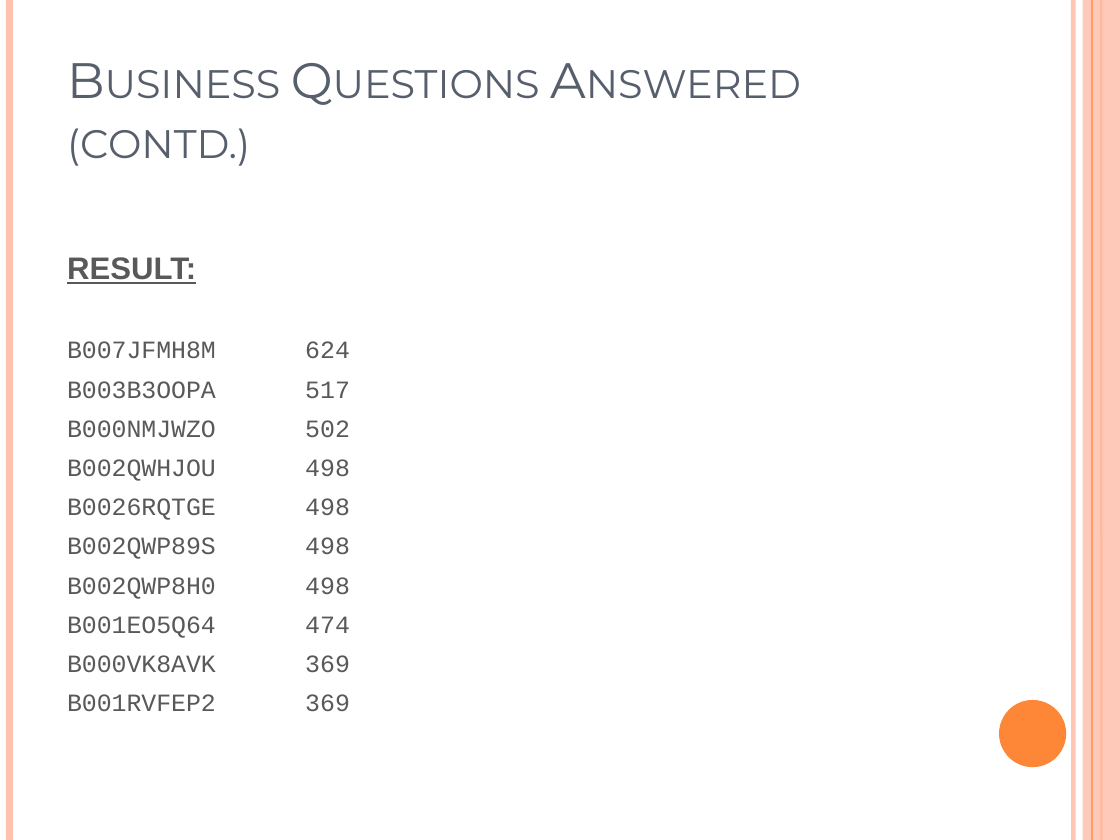
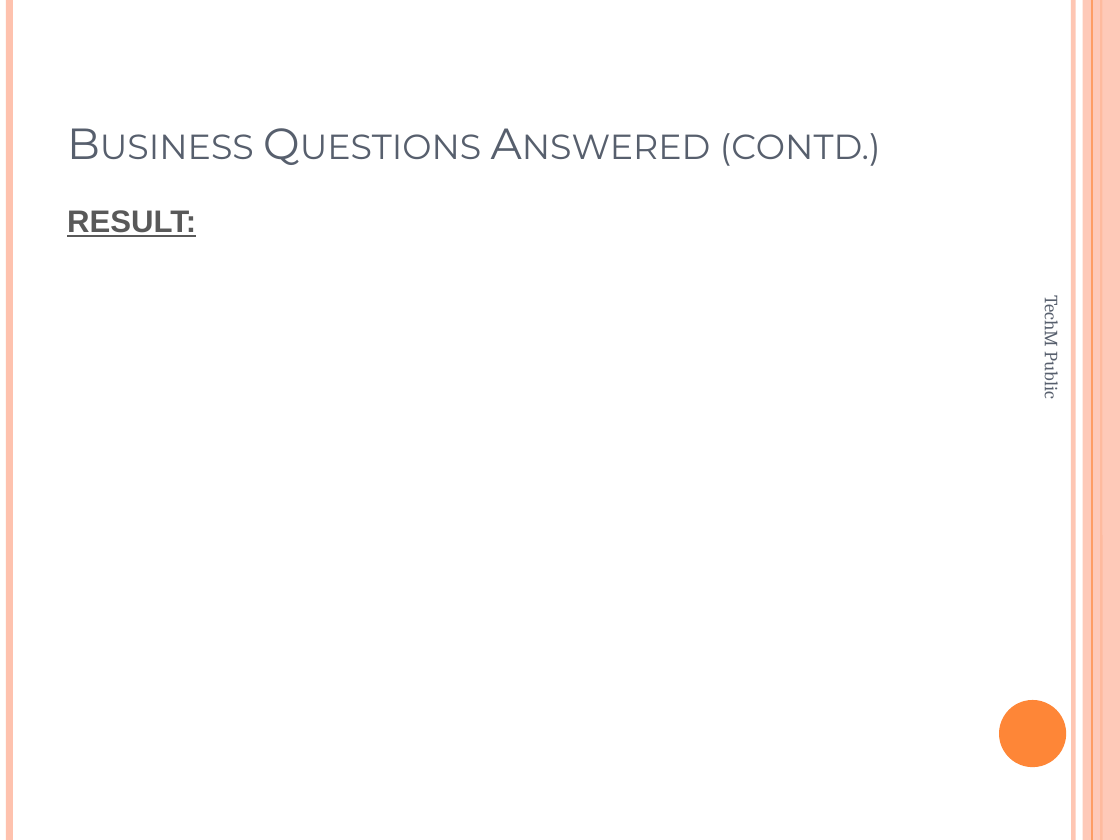
Before and after one commit to Shubhro27/Case-Studies, a slide deck: slide 38 of Analyzing_World_Data_using PIG.pptx (slide 15 before the commit). Drawn at 1120x840 pixels with LibreOffice and Linux fonts; fonts in the diff are those of the drawing. Boxes give left, top, right and bottom in pixels: in the first picture for what was removed or moved away, otherwise in the second. Text is boxed around its words. In the diff, an @@ line names an element or a change of style, - is before the commit and + after.

```diff
--- a/Analyzing_World_Data_using PIG.pptx
+++ b/Analyzing_World_Data_using PIG.pptx
@@ title "Business Questions Answered (contd.)" at <box>720,133,881,166</box>: size 32 to 28 pt @@
@@ text added at <box>1040,300,1064,398</box>, 12 pt, text #575F6D @@
+TechM Public
@@ text at <box>67,341,350,711</box>: paragraphs removed @@
-B007JFMH8M 624
-B003B3OOPA 517
-B000NMJWZO 502
-B002QWHJOU 498
-B0026RQTGE 498
-B002QWP89S 498
-B002QWP8H0 498
-B001EO5Q64 474
-B000VK8AVK 369
-B001RVFEP2 369
```
Also in this commit, not shown: 14 other slides changed, 35 slides added, 7 slides removed.
